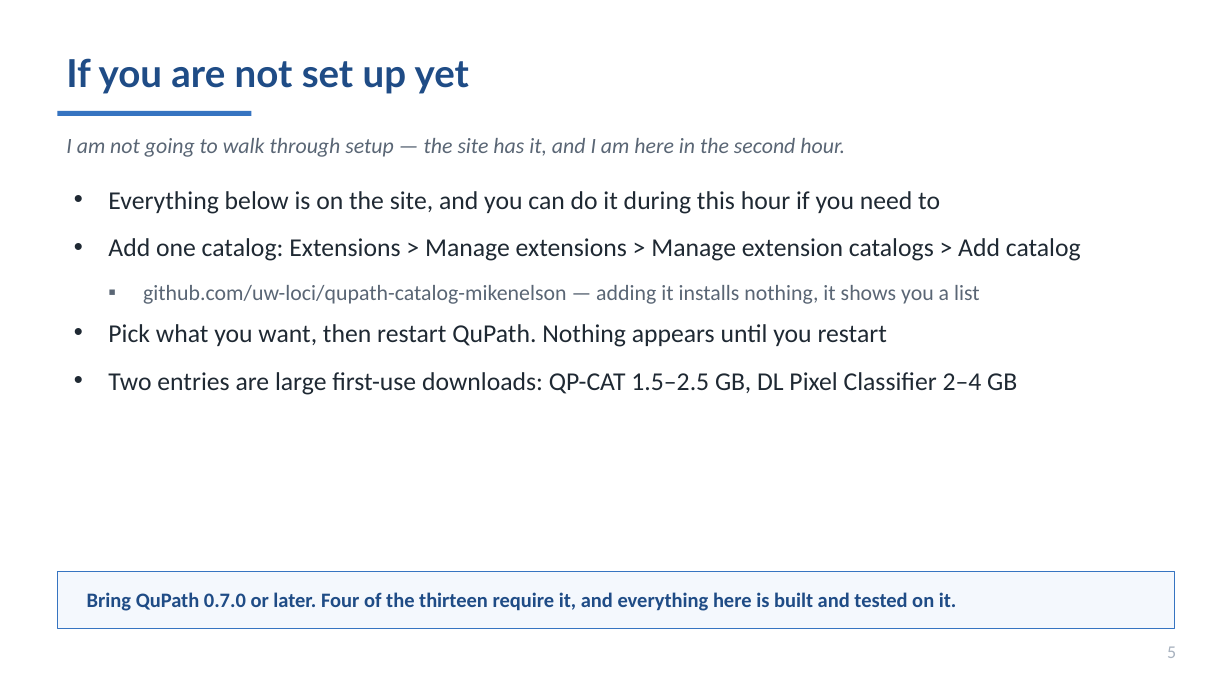
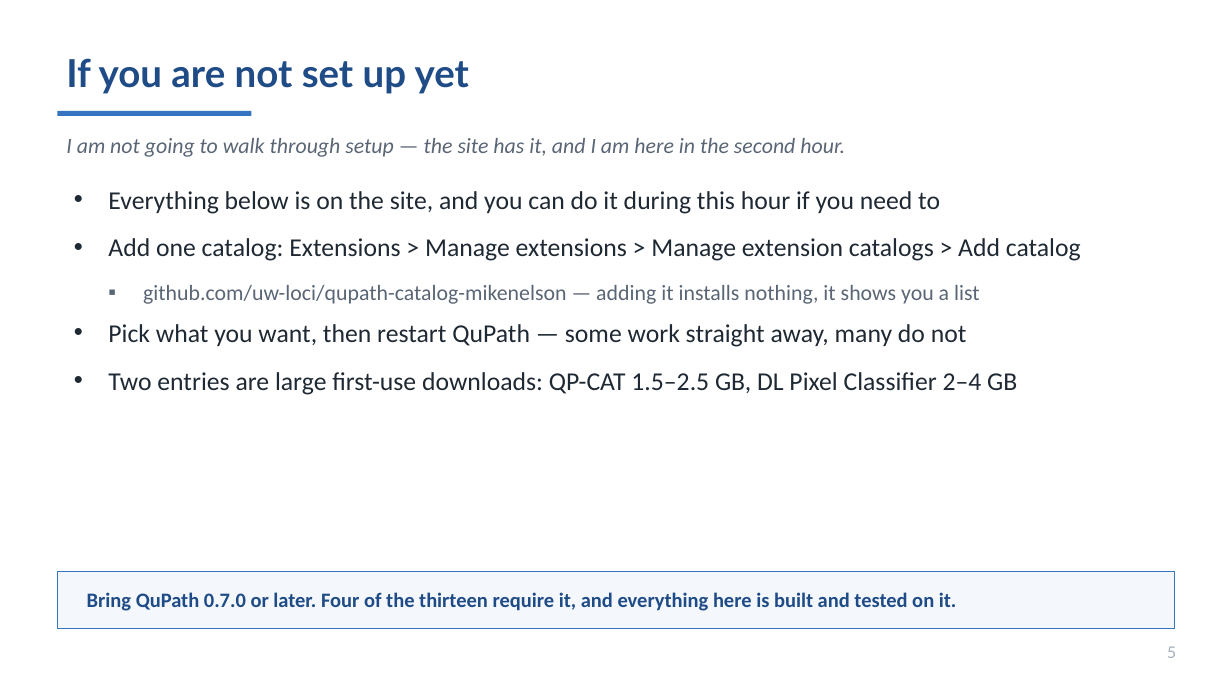
Before and after one commit to MichaelSNelson/BINA-I2K-2026-QuPath-Extensions, a slide deck: slide 5 of I2K_2026_QuPath_Extensions.pptx (slide 6 before the commit). Drawn at 1232x693 pixels with LibreOffice and Linux fonts; fonts in the diff are those of the drawing. Boxes give left, top, right and bottom in pixels: in the first picture for what was removed or moved away, otherwise in the second. Text is boxed around its words. In the diff, an @@ line names an element or a change of style, - is before the commit and + after.

```diff
--- a/I2K_2026_QuPath_Extensions.pptx
+++ b/I2K_2026_QuPath_Extensions.pptx
@@ text at (108,324,967,347): text changed @@
-• Pick what you want, then restart QuPath. Nothing appears until you restart
+• Pick what you want, then restart QuPath — some work straight away, many do not
```
Also in this commit, not shown: 3 other slides changed, 1 slide removed, 5 other files.
